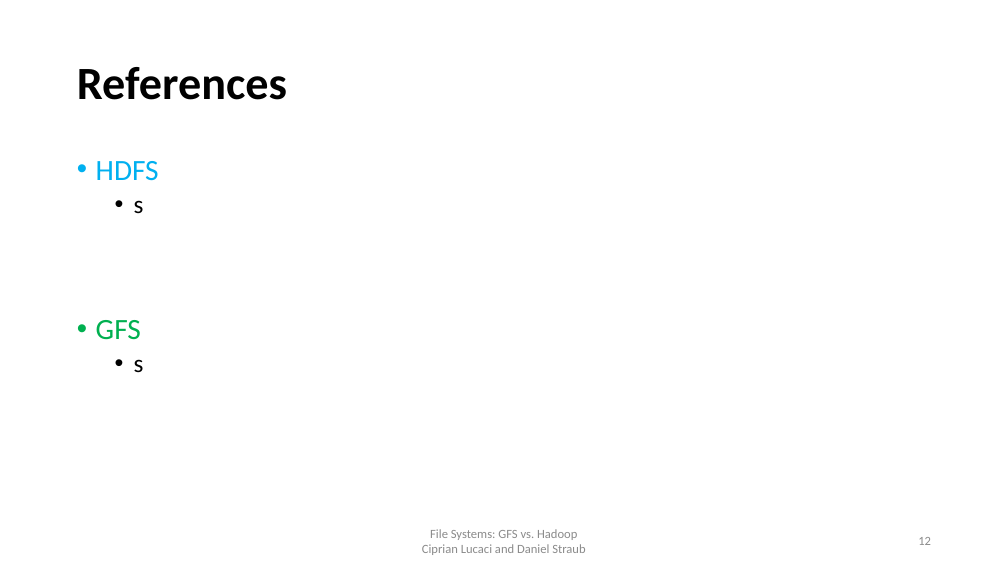
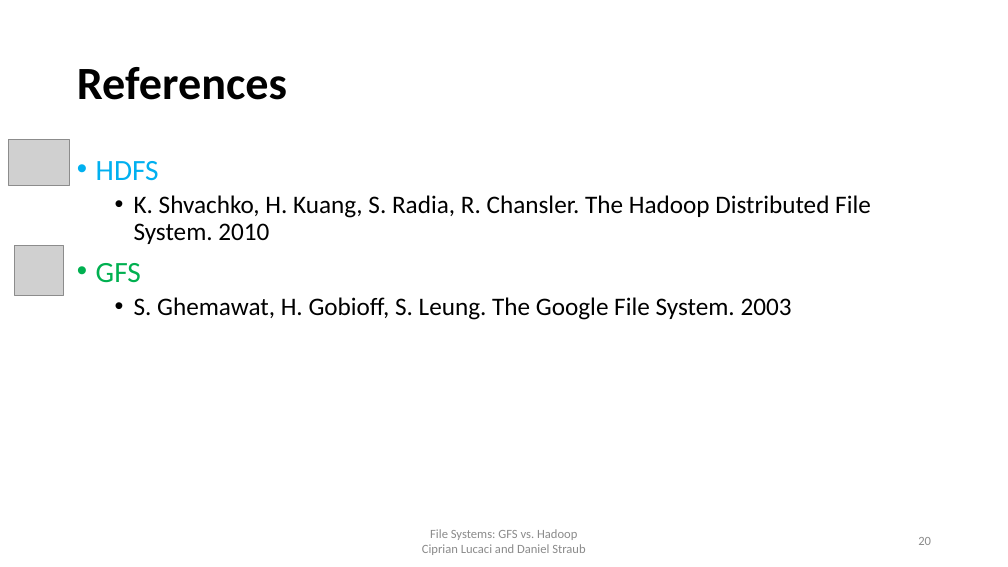
Before and after one commit to cipri7329/ss15-seminar, a slide deck: slide 20 of Presentation/DistributedFileSystems_Daniel.pptx (slide 12 before the commit). Drawn at 1008x567 pixels with LibreOffice and Linux fonts; fonts in the diff are those of the drawing; grey boxes stand for pictures; background and template pictures are left out. Boxes give left, top, right and bottom in pixels: in the first picture for what was removed or moved away, otherwise in the second. Text is boxed around its words. In the diff, an @@ line names an element or a change of style, - is before the commit and + after.

```diff
--- a/Presentation/DistributedFileSystems_Daniel.pptx
+++ b/Presentation/DistributedFileSystems_Daniel.pptx
@@ picture added at bbox=[8, 140, 69, 185] @@
@@ text at bbox=[134, 195, 871, 244]: text changed @@
-  • s
+  • K. Shvachko, H. Kuang, S. Radia, R. Chansler. The Hadoop Distributed File System. 2010
@@ picture added at bbox=[14, 246, 64, 295] @@
@@ text at bbox=[134, 297, 792, 320]: text changed @@
-  • s
+  • S. Ghemawat, H. Gobioff, S. Leung. The Google File System. 2003
@@ page number at bbox=[918, 537, 931, 545]: text changed @@
-12
+20
```
Also in this commit, not shown: 6 other slides changed, 8 slides added.
